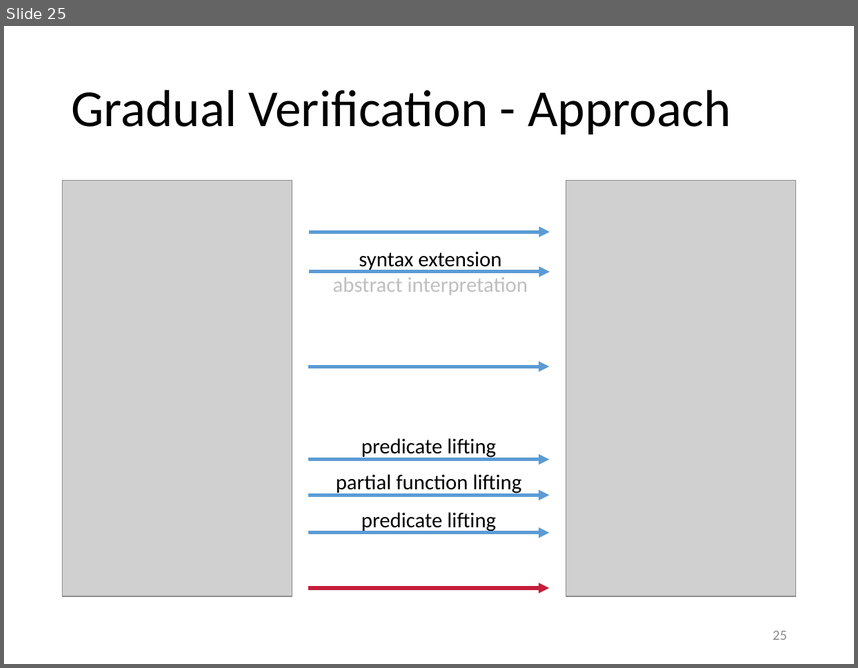
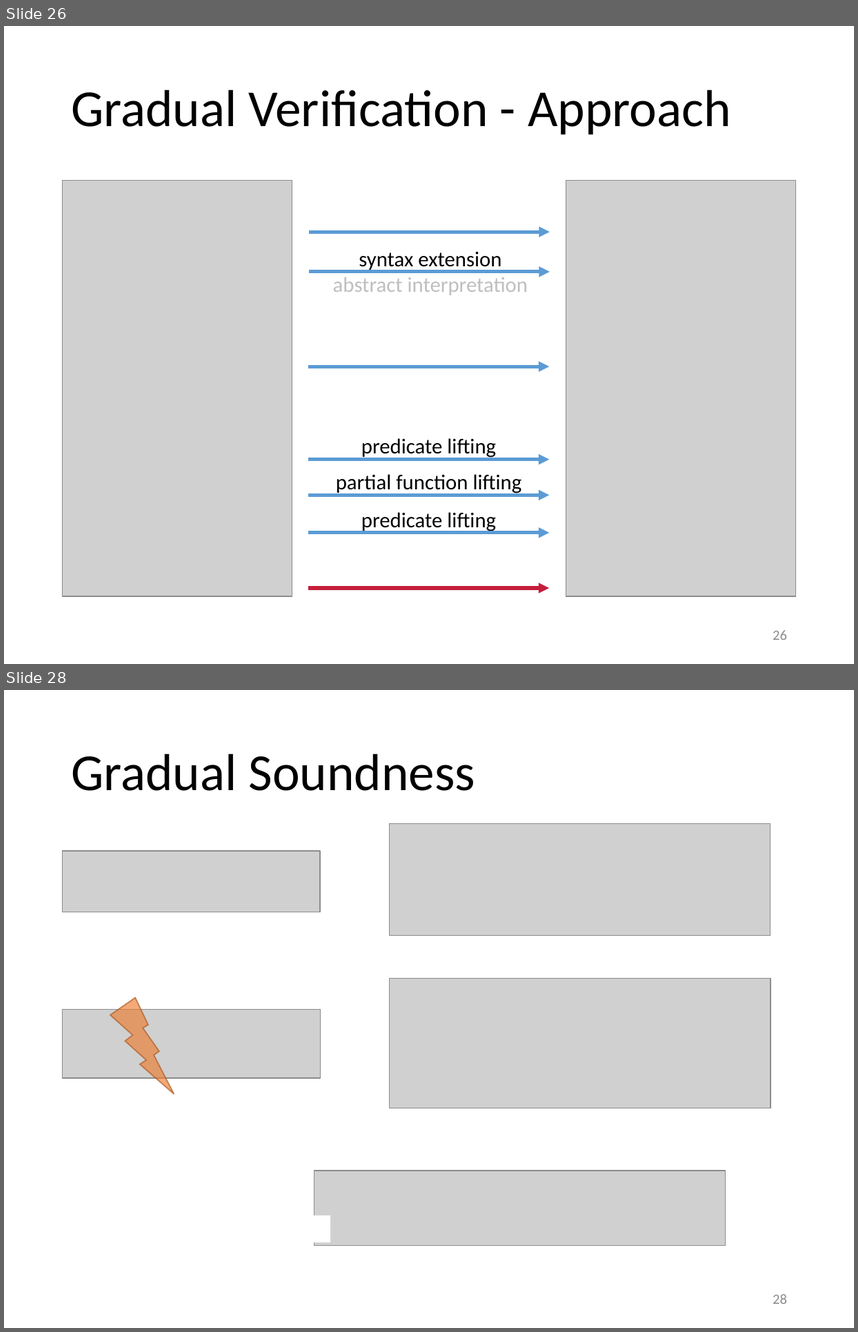
Before and after one commit to olydis/GradVerThesis, a slide deck: presentation/PLunch.pptm. Shown one above the other, each under a label of ours: slide 25 before the commit, slides 26 and 28 after it; the slides between them are not shown. The pictures are 858x668 and 858x1332 pixels, drawn with LibreOffice and Linux fonts; fonts in the diff are those of the drawing; grey boxes stand for pictures. Boxes give left, top, right and bottom in pixels: in the first picture for what was removed or moved away, otherwise in the second. Text is boxed around its words. In the diff, an @@ line names an element or a change of style, - is before the commit and + after.

Commit message:
pres soundnesss

```diff
--- a/presentation/PLunch.pptm
+++ b/presentation/PLunch.pptm
@@ slide 28 added at [4, 690, 854, 1328], background #FFFFFF @@
@@ title added at [71, 753, 476, 791], 44 pt, text #000000 @@
+Gradual Soundness
@@ picture added at [390, 823, 771, 935] @@
@@ picture added at [63, 851, 320, 912] @@
@@ picture added at [390, 978, 771, 1108] @@
@@ lightning bolt added at [110, 998, 174, 1094], fill #ED7D31 at 65% opacity, outline #AE5A21 1 pt @@
@@ picture added at [63, 1009, 320, 1078] @@
@@ rectangle added at [63, 1155, 781, 1266], fill #FFFFFF @@
@@ rectangle added at [74, 1155, 792, 1266], fill #FFFFFF @@
@@ picture added at [314, 1170, 726, 1245] @@
@@ rectangle added at [298, 1215, 330, 1243], fill #FFFFFF @@
@@ page number added at [773, 1294, 787, 1303], 12 pt, text #8C8C8C @@
+28
@@ what was slide 25 is now slide 26 @@
@@ page number at [773, 630, 787, 639]: text changed @@
-25
+26
```
Also in this commit, not shown: 5 slides changed, 2 other slides added, 4 slides removed, 1 other file.
